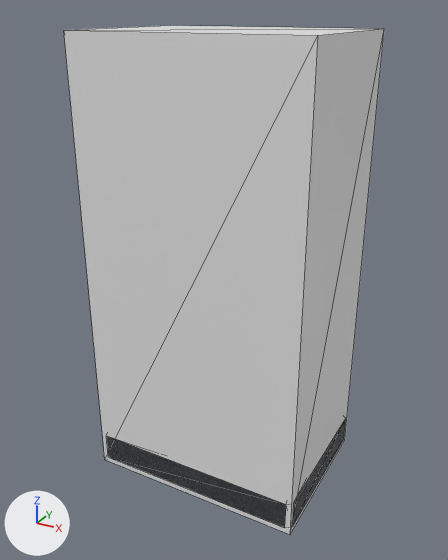
An edit to the glTF model assets/models/altar.glb, drawn before and after from the same camera.
Before and after are seen from a 50 mm camera at (1.22, -2.25, 2.06) aimed at (-0.01, -0.02, 0.95). The axes (+X, +Y, +Z) are drawn at lower left. The lights are the same throughout. The first picture is the older version. Mesh edges are drawn as thin lines. Where no turn or scale is listed for an object, it has been applied to the vertices.

The first picture shows 'prop_altar_col', 'prop_altar_lod0'.
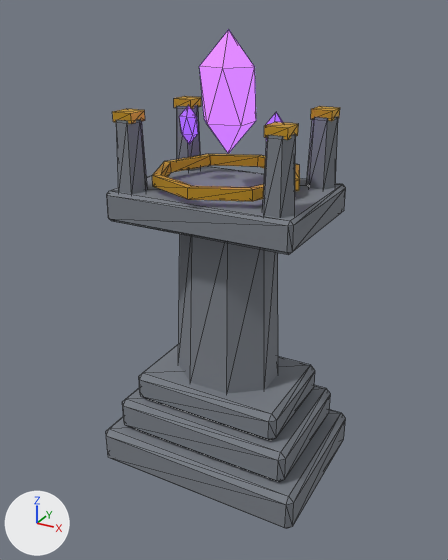
Boxes [x1, y1, x2, y2] around the edits, measured in the pictures (448 x 560 px):
'prop_altar_col', no longer drawn
    before: [64, 25, 384, 534]
'prop_altar_lod0', unchanged, uncovered by the edit
    before: [107, 419, 346, 528]
    after: [106, 30, 346, 528]

The edits, one by one:
Object 'prop_altar_col' (ob_prop_altar_col) now shows nothing instead of me_prop_altar_col.
